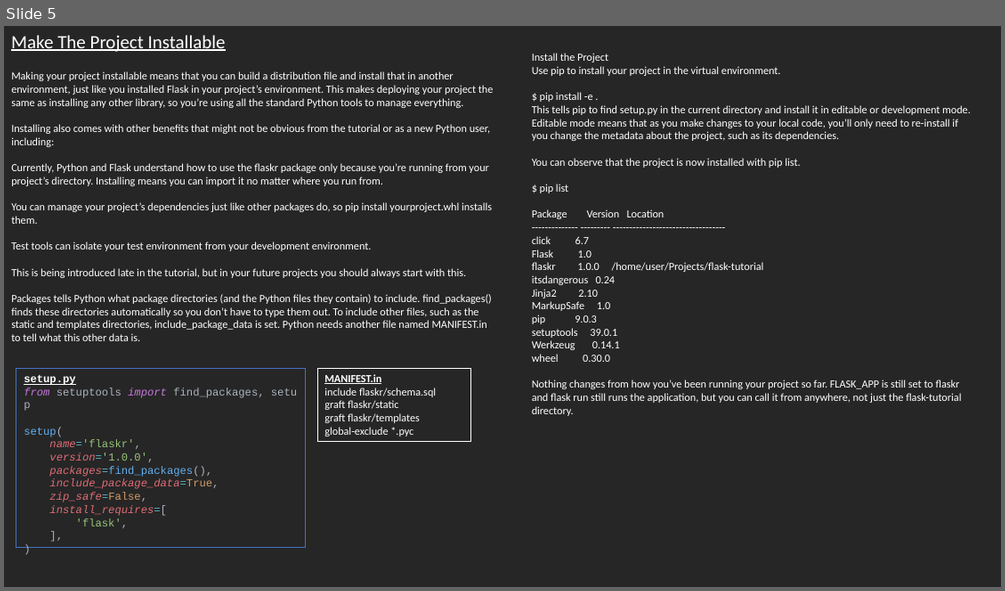
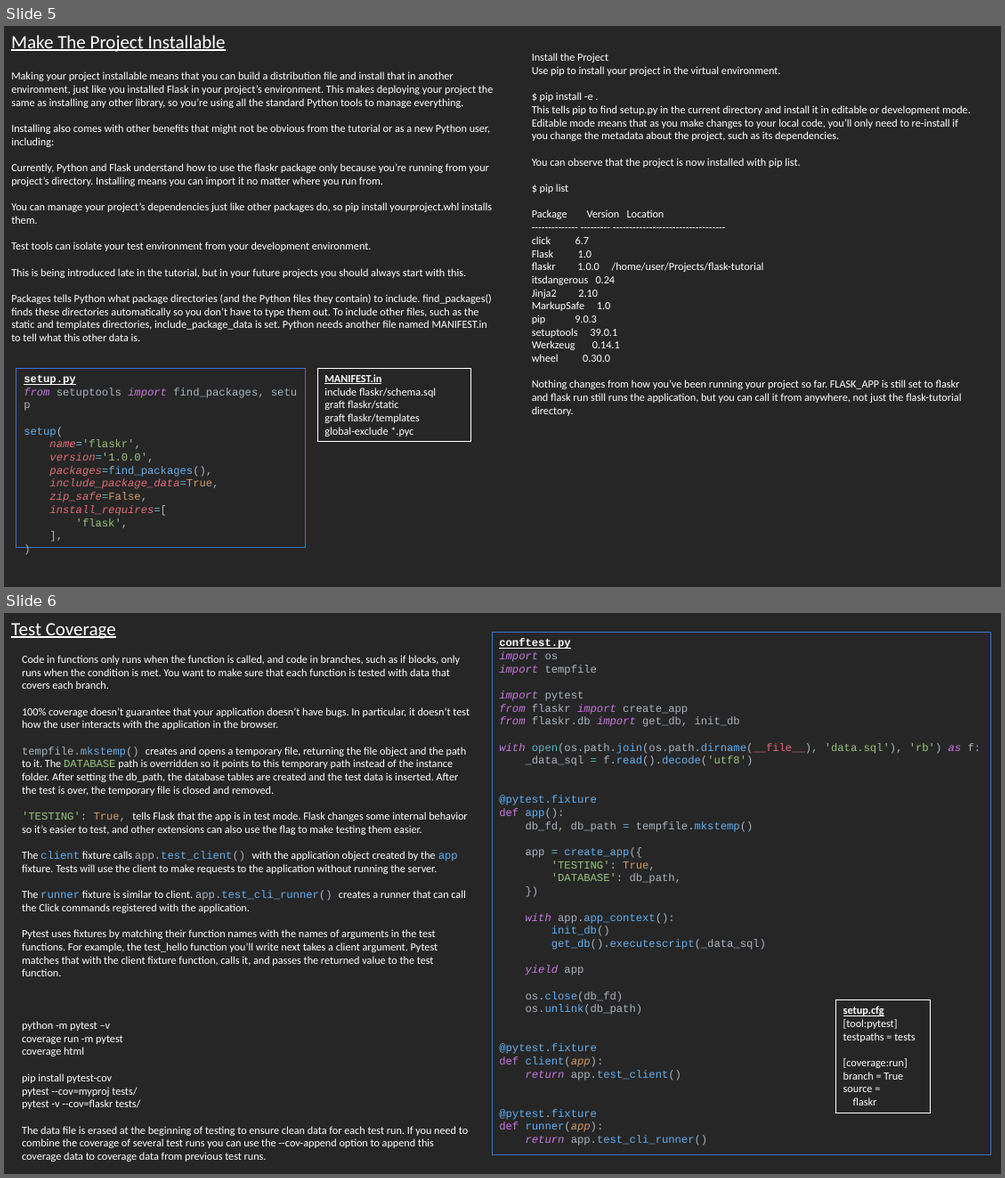
Before and after one commit to danhagg/notes, a slide deck: Flask/FlaskPallets_Tutorial.pptx. Shown one above the other, each under a label of ours: slide 5 before the commit, slides 5 and 6 after it. The pictures are 1005x591 and 1005x1178 pixels, drawn with LibreOffice and Linux fonts; fonts in the diff are those of the drawing. Boxes give left, top, right and bottom in pixels: in the first picture for what was removed or moved away, otherwise in the second. Text is boxed around its words. In the diff, an @@ line names an element or a change of style, - is before the commit and + after.

```diff
--- a/Flask/FlaskPallets_Tutorial.pptx
+++ b/Flask/FlaskPallets_Tutorial.pptx
@@ slide 6 added at bbox=[4, 613, 1001, 1174], background #262626 @@
@@ text added at bbox=[11, 623, 116, 639], 18 pt, text #FFFFFF, underline @@
+Test Coverage
@@ rectangle added at bbox=[493, 632, 991, 1154], outline #4472C4 0.75 pt, 10.5 pt, text #ABB2BF @@
+conftest.py
+import os
+import tempfile
+import pytest
+from flaskr import create_app
+from flaskr.db import get_db, init_db
+with open(os.path.join(os.path.dirname(__file__), 'data.sql'), 'rb') as f:
+_data_sql = f.read().decode('utf8')
+@pytest.fixture
+def app():
+db_fd, db_path = tempfile.mkstemp()
+app = create_app({
+'TESTING': True,
+'DATABASE': db_path,
+})
+with app.app_context():
+init_db()
+get_db().executescript(_data_sql)
+yield app
+os.close(db_fd)
+os.unlink(db_path)
+@pytest.fixture
+def client(app):
+return app.test_client()
+@pytest.fixture
+def runner(app):
+return app.test_cli_runner()
@@ text added at bbox=[22, 655, 469, 1161], 10.5 pt, text #FFFFFF @@
+Code in functions only runs when the function is called, and code in branches, such as if blocks, only runs when the condition is met. You want to make sure that each function is tested with data that covers each branch.
+100% coverage doesn’t guarantee that your application doesn’t have bugs. In particular, it doesn’t test how the user interacts with the application in the browser.
+tempfile.mkstemp() creates and opens a temporary file, returning the file object and the path to it. The DATABASE path is overridden so it points to this temporary path instead of the instance folder. After setting the db_path, the database tables are created and the test data is inserted. After the test is over, the temporary file is closed and removed.
+'TESTING': True, tells Flask that the app is in test mode. Flask changes some internal behavior so it’s easier to test, and other extensions can also use the flag to make testing them easier.
+The client fixture calls app.test_client() with the application object created by the app fixture. Tests will use the client to make requests to the application without running the server.
+The runner fixture is similar to client. app.test_cli_runner() creates a runner that can call the Click commands registered with the application.
+Pytest uses fixtures by matching their function names with the names of arguments in the test functions. For example, the test_hello function you’ll write next takes a client argument. Pytest matches that with the client fixture function, calls it, and passes the returned value to the test function.
+python -m pytest –v
+coverage run -m pytest
+coverage html
+pip install pytest-cov
+pytest --cov=myproj tests/
+pytest -v --cov=flaskr tests/
+The data file is erased at the beginning of testing to ensure clean data for each test run. If you need to combine the coverage of several test runs you can use the --cov-append option to append this coverage data to coverage data from previous test runs.
@@ rectangle added at bbox=[835, 999, 930, 1112], outline #FFFFFF 0.75 pt, 10.5 pt, text #FFFFFF @@
+setup.cfg
+[tool:pytest]
+testpaths = tests
+[coverage:run]
+branch = True
+source =
+flaskr
```
Also in this commit, not shown: 8 other slides added, 2 slides removed, 2 other files.
